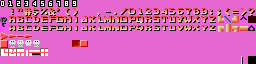
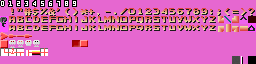
Layers edited between the first and the second w=256, h=64 image:
added layer "Layer 6" above "punc_asterisketc" over [232, 56, 240, 64]
added layer "punc_asterisketc" above "Cursor" over [80, 9, 95, 15]
